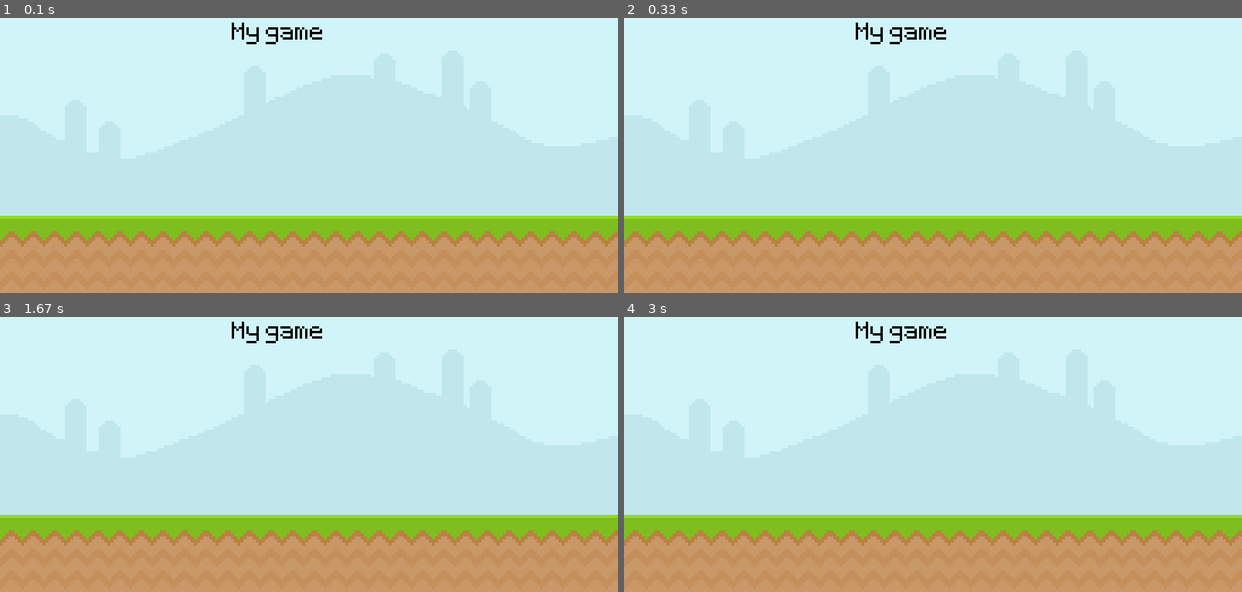
Above: before the commit, frames 1-4 (two rows, left to right).
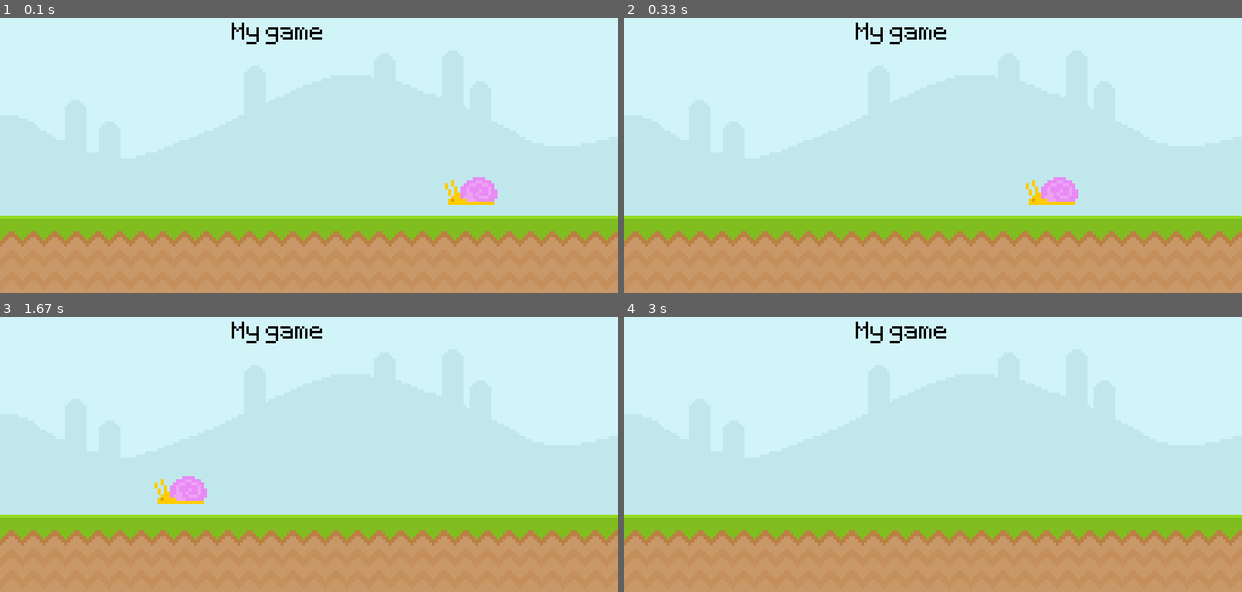
Above: after the commit, the same moments.

Repository: ramakumarreddy/Ultimate_Introduction_to_Pygame
Game: pygame game, started from main.py
Same seed, same stepped clock (60 frames per second), same inputs: the game is played once before the commit and once after it.
Inputs:
- Up to frame 1 (0.1 s): no input
- Up to frame 2 (0.33 s): no input
- Up to frame 3 (1.67 s): no input
- Up to frame 4 (3 s): no input

The runs differ from the first frame. In frame 1, 0.6% of the frame differs, in the area x 72-81%, y 57-68%; in frame 2, 0.6%; in frame 3, 0.6%; in frame 4, nothing differs.

Commit message:
Added snail to the window.

Diff:
--- a/main.py
+++ b/main.py
@@ -7,9 +7,14 @@
 clock = pygame.time.Clock()
 test_font = pygame.font.Font("font/Pixeltype.ttf", 50)
 
+# Background (no animation)
 sky_surface = pygame.image.load("graphics/Sky.png")
 ground_surface = pygame.image.load("graphics/ground.png")
 text_surface = test_font.render("My game", False, "Black")
+
+# Animated objects
+snail_surface = pygame.image.load("graphics/snail/snail1.png")
+snail_X_pos = 600
 
 while True:
     for event in pygame.event.get():
@@ -22,6 +27,8 @@
     screen.blit(sky_surface, (0, 0))
     screen.blit(ground_surface, (0, 300))
     screen.blit(text_surface, (300, 50))
+    snail_X_pos -= 4
+    screen.blit(snail_surface, (snail_X_pos, 250))
 
     pygame.display.update()
     clock.tick(60)
